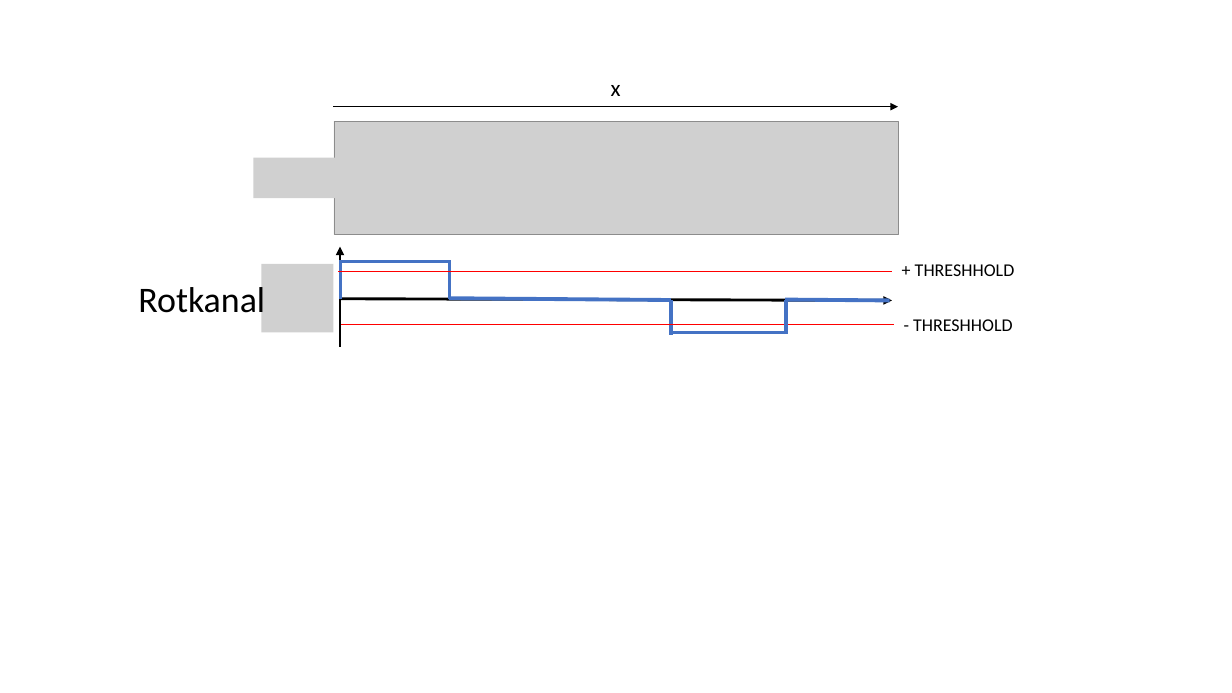
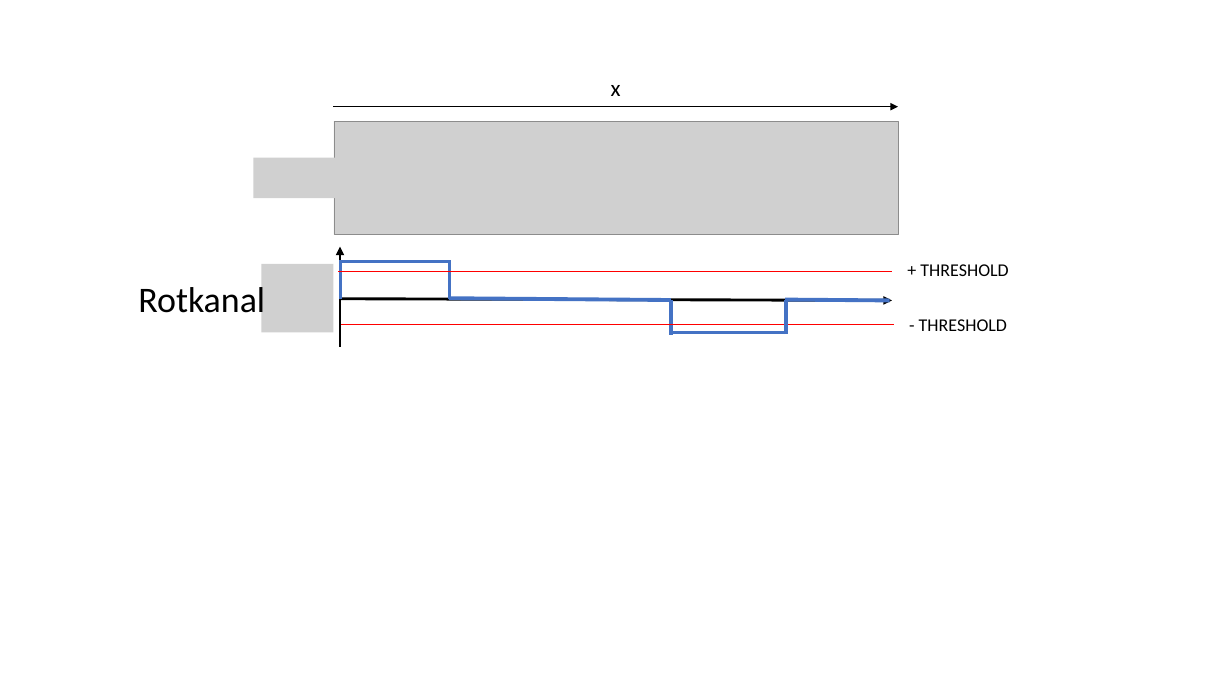
Before and after one commit to Chriss95De/Bachelors-Thesis-VHDL-Pattern-Detection, a slide deck: slide 23 of Dokumentation/Stand Oster/Grafiken.pptx. Drawn at 1232x693 pixels with LibreOffice and Linux fonts; fonts in the diff are those of the drawing; grey boxes stand for pictures. Boxes give left, top, right and bottom in pixels: in the first picture for what was removed or moved away, otherwise in the second. Text is boxed around its words. In the diff, an @@ line names an element or a change of style, - is before the commit and + after.

```diff
--- a/Dokumentation/Stand Oster/Grafiken.pptx
+++ b/Dokumentation/Stand Oster/Grafiken.pptx
@@ text at (x1=920, y1=264, x2=1008, y2=276): text changed @@
-+ THRESHHOLD
++ THRESHOLD
@@ text at (x1=919, y1=319, x2=1007, y2=331): text changed @@
-- THRESHHOLD
+- THRESHOLD
```
Also in this commit, not shown: 2 slides added, 5 other files.
